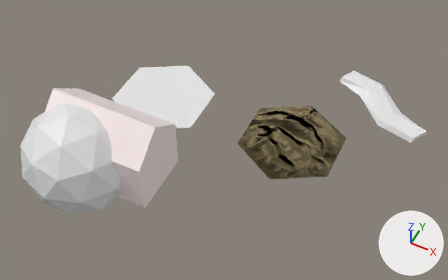
A saved change to the Blender file ogre_resources/__design/village_basic.blend.
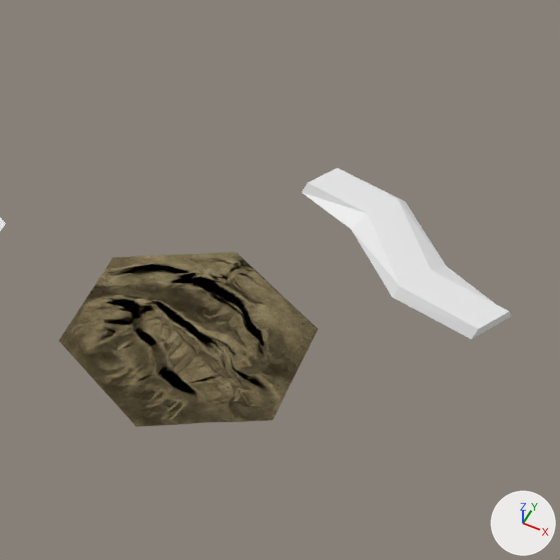
Old and new are each drawn whole from a camera (50 mm lens) standing at (4.95, -5.5, 8.58) and looking at (1.64, 1.13, 0.29) and again close up on the part from 47% to 100% of the width and 0% to 84% of the height. Every picture has the same lights, and +X, +Y and +Z are marked at lower right.

The first close-up shows 'Plane', 'desert'.
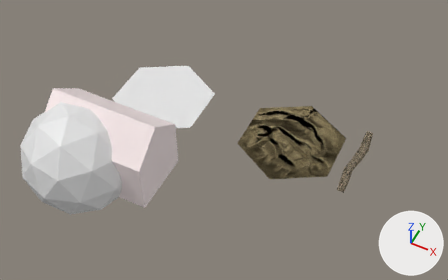
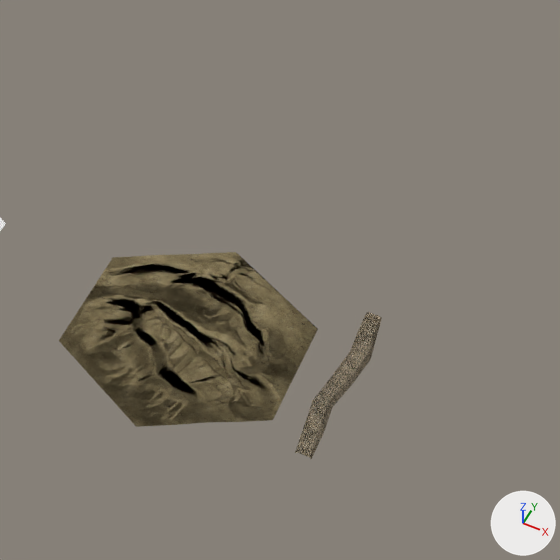
What differs and where, as boxes (x1, y1, x2, y2) in the close-ups (560 x 560 px):
'Plane', reshaped, moved, turned, rescaled: before (302, 168, 511, 339); after (295, 312, 382, 459)

The change, as a diff of the scene's bpy script:
```diff
--- a/ogre_resources/__design/village_basic.blend.py
+++ b/ogre_resources/__design/village_basic.blend.py
@@ img_tracks @@
+img_tracks = load_image('Tracks', 'road-tracks.png', 512, 512, 'sRGB')
@@ img_dirt_base1_jpg @@
+img_dirt_base1_jpg = load_image('dirt-base1.jpg', 'dirt-base1.jpg', 512, 512, 'sRGB')
@@ mat_street @@
+mat_street = bpy.data.materials.new('street')
+# uses the picture img_dirt_base1_jpg
+# uses the picture img_tracks
@@ me_plane @@
 # used by ob_plane; location = (3.869, 3.517, 0.017); rotation_euler = (0.0, 0.0, -0.52), in degrees (0, 0, -30)
-me_plane.from_pydata(...)  # 16 vertices, 14 faces; spans x -1.0..1.0, y -0.42..0.44, z 0.0..0.09
+me_plane.from_pydata(...)  # 325 vertices, 288 faces; spans x -0.79..0.77, y -0.33..0.34, z 0.0..0.05
+# me_plane part 1: 16 vertices removed from x -1.0..1.0, y -0.42..0.44, z 0.0..0.09; 325 vertices added at x -0.79..0.77, y -0.33..0.34, z 0.0..0.05
+me_plane.materials.append(mat_street)
@@ ob_plane @@
 ob_plane = bpy.data.objects.new('Plane', me_plane)
-ob_plane.location = (3.869, 3.517, 0.017)
-ob_plane.rotation_euler = (0.0, 0.0, -0.52)  # degrees (0, 0, -30)
+ob_plane.location = (3.862, 1.945, 0.017)
+ob_plane.rotation_euler = (0.0, 0.0, -1.593)  # degrees (0, 0, -91)
+ob_plane.scale = (1.0, 0.37, 1.0)
```
